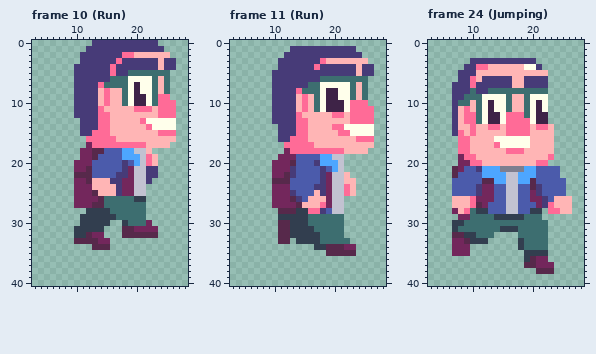
Pixel-art file, stored at ase_files/sprites/player/moran.aseprite. The first picture shows the starting point.
29x54 pixels, 24 frames. Shown: frame 10 (Run): x 3..28, y 0..40; frame 11 (Run): x 3..28, y 0..40; frame 24 (Jumping): x 3..28, y 0..40. The commit also changed other frames, which this record leaves out.
And afterwards:
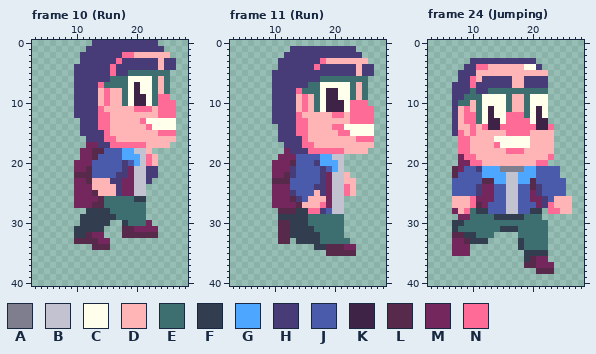
Palette (. is transparent): A #7e7e8f  B #c2c2d1  C #ffffeb  D #ffb5b5  E #3d6e70  F #323e4f  G #4da6ff  H #473b78  J #4b5bab  K #3e2347  L #57294b  M #73275c  N #ff6b97
From old to new:
Frame 10 (Run), layer "Cabeza":
Colour N gives way to colour H in row 15 at x 13 to 14; in row 16 at x 12 to 14; in row 17 at x 14 to 15.
Colour N gives way to colour M in row 17 at x 13.
Frame 11 (Run), layer "Cabeza":
Colour N gives way to colour H in row 16 at x 13 to 14; in row 17 at x 12 to 14; in row 18 at x 13 to 15.
Frame 24 (Jumping), layer "Base":
Colour K gives way to colour C in row 10 at x 13 and 21; in row 12 at x 14 and 22.
Colour N gives way to colour K in row 14 at x 13 to 14 and 21 to 22.
Colour D gives way to colour N in row 14 at x 12, 15, 20 and 23.
Changed places in both pictures, as pixel boxes (x1, y1, x2, y2):
changed: (86, 130, 110, 148)
changed: (284, 136, 308, 154)
changed: (482, 100, 554, 130)
